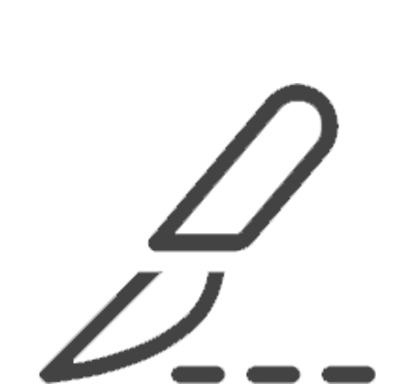
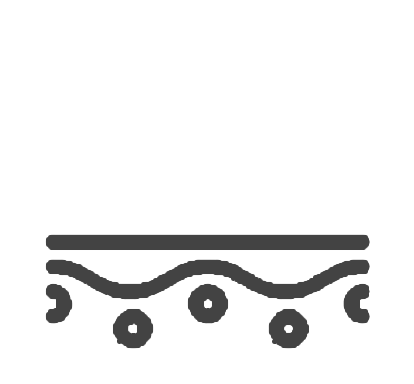
Revision of a layered w=414, h=384 image; what changed, layer by layer:
added layer "Camada 9" above "Camada 8" over [48, 237, 367, 346]
hid "Camada 6" over [38, 83, 376, 384]
